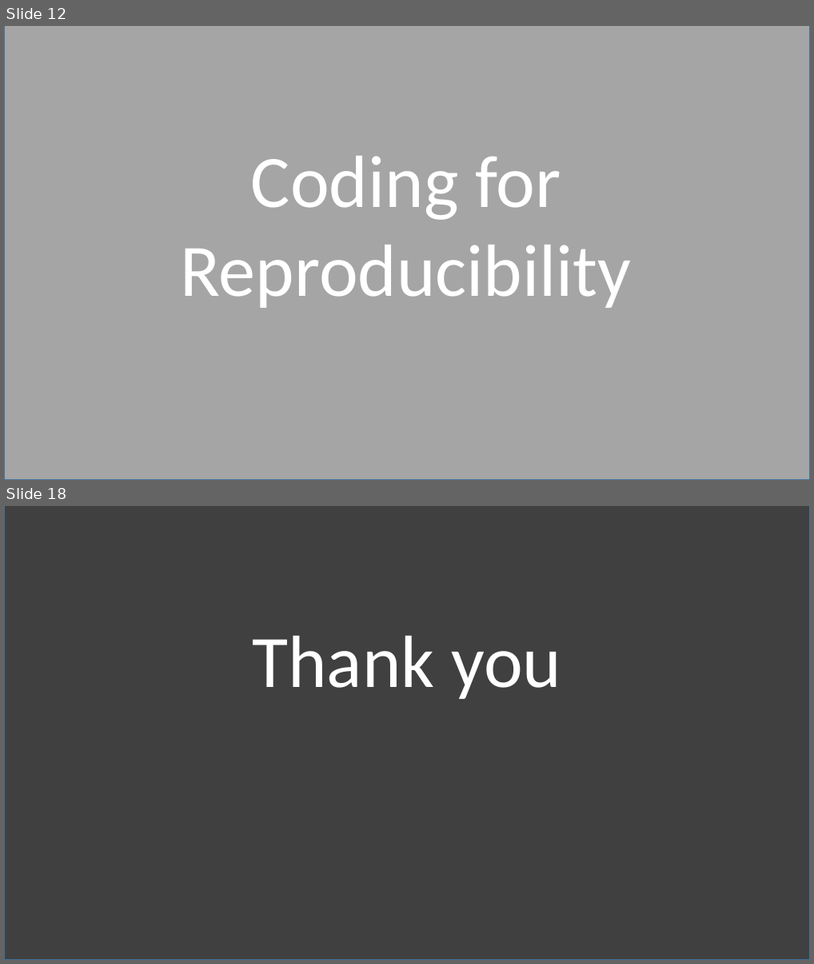
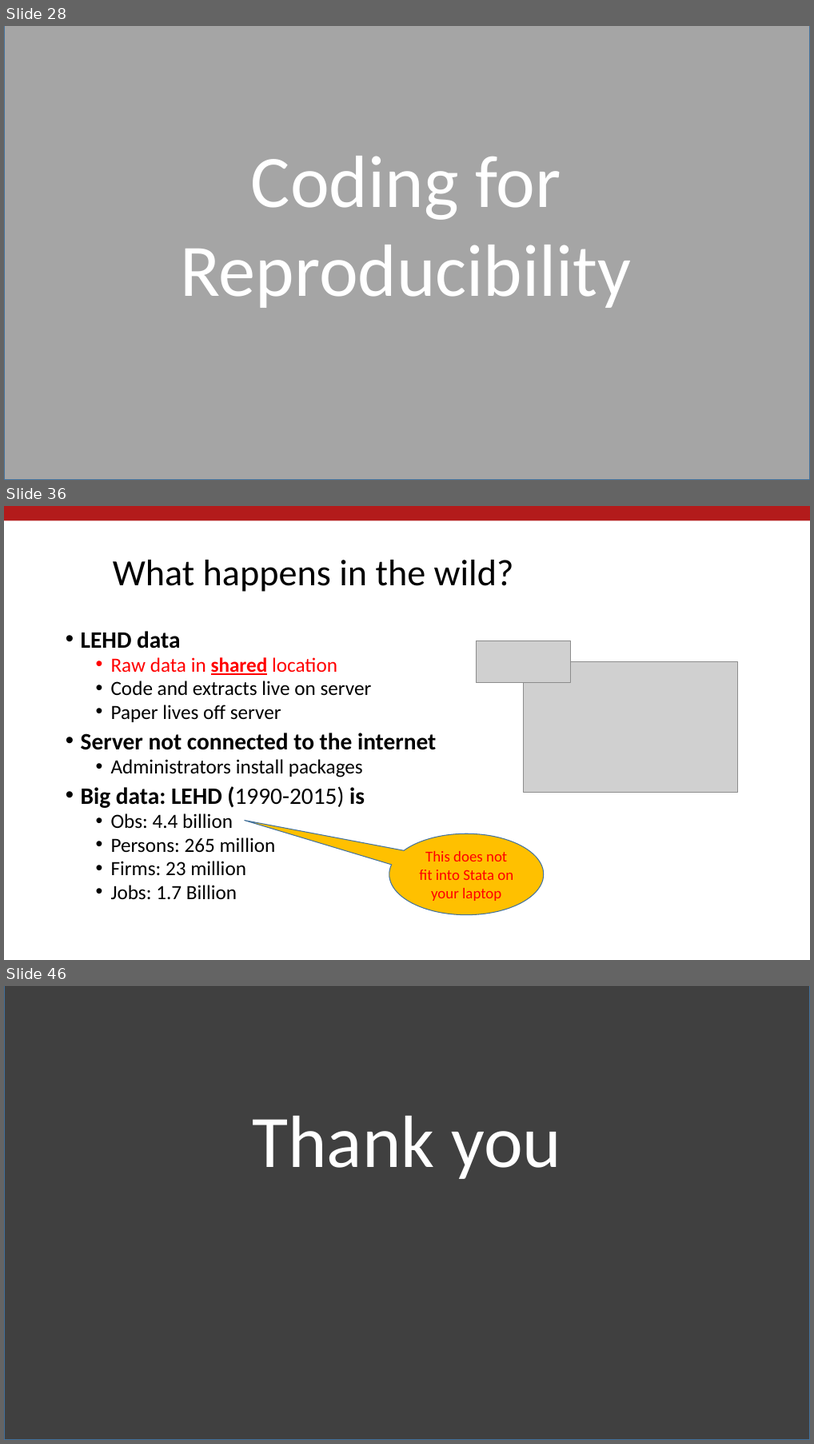
Before and after one commit to labordynamicsinstitute/day-of-data-2021, a slide deck: Vilhuber-Wasser-Day-of-Data-2021.pptx. Shown one above the other, each under a label of ours: slides 12 and 18 before the commit, slides 28, 36 and 46 after it; the slides between them are not shown. The pictures are 814x964 and 814x1444 pixels, drawn with LibreOffice and Linux fonts; fonts in the diff are those of the drawing; grey boxes stand for pictures; background and template pictures are left out. Boxes give left, top, right and bottom in pixels: in the first picture for what was removed or moved away, otherwise in the second. Text is boxed around its words. In the diff, an @@ line names an element or a change of style, - is before the commit and + after.

```diff
--- a/Vilhuber-Wasser-Day-of-Data-2021.pptx
+++ b/Vilhuber-Wasser-Day-of-Data-2021.pptx
@@ slide 36 added at (x1=4, y1=506, x2=810, y2=960), background #FFFFFF @@
@@ rectangle added at (x1=4, y1=506, x2=810, y2=520), fill #B31B1B @@
@@ title added at (x1=113, y1=560, x2=514, y2=592), 44 pt, text #000000 @@
+What happens in the wild?
@@ text added at (x1=81, y1=631, x2=436, y2=900), 24 pt, text #000000 @@
+• LEHD data
+  • Raw data in shared location
+  • Code and extracts live on server
+  • Paper lives off server
+• Server not connected to the internet
+  • Administrators install packages
+• Big data: LEHD (1990-2015) is
+  • Obs: 4.4 billion
+  • Persons: 265 million
+  • Firms: 23 million
+  • Jobs: 1.7 Billion
@@ picture added at (x1=477, y1=640, x2=571, y2=683) @@
@@ picture added at (x1=524, y1=661, x2=738, y2=792) @@
@@ speech bubble added at (x1=390, y1=833, x2=544, y2=914), fill #FFC000, outline #43739E 1 pt, 18 pt, text #FF0000 @@
+This does not fit into Stata on your laptop
@@ what was slide 12 is now slide 28 @@
@@ what was slide 18 is now slide 46 @@
```
Also in this commit, not shown: 3 slides changed, 27 other slides added, 2 other files.
